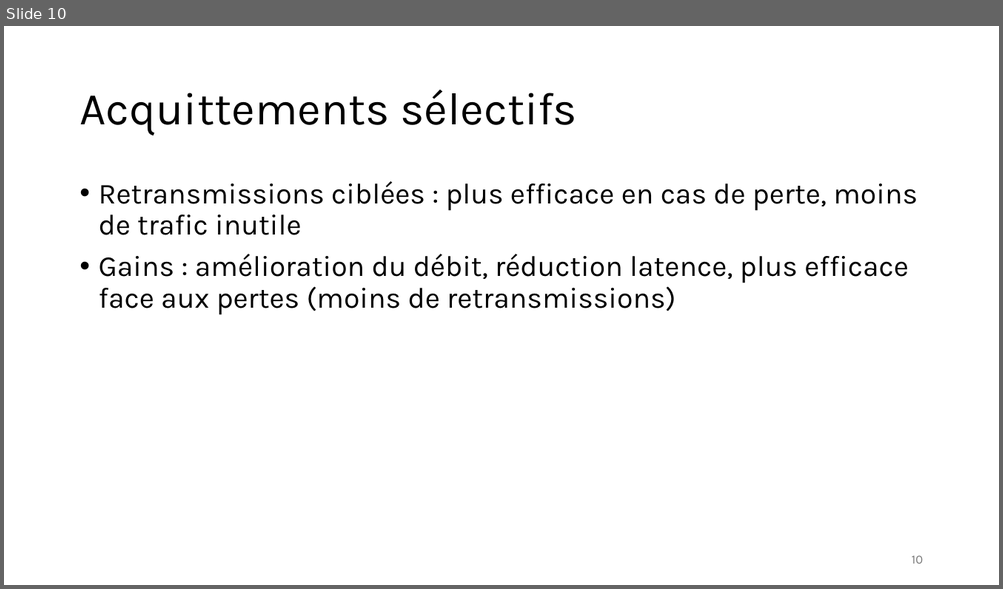
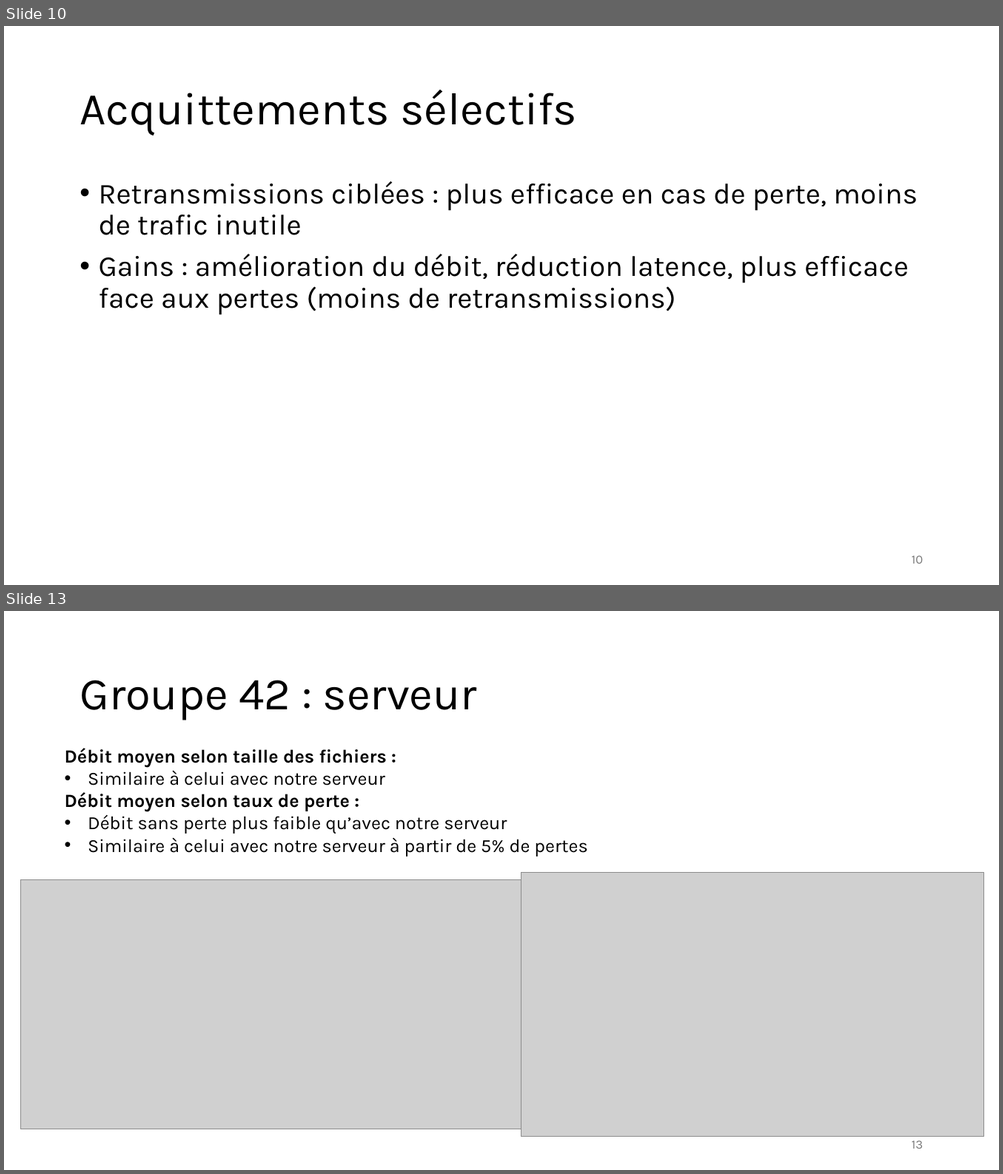
Before and after one commit to Tidyresonnance8/SRTP-Transport-Protocol, a slide deck: Rapport_projet_SRTP.pptx. Shown one above the other, each under a label of ours: slide 10 before the commit, slides 10 and 13 after it; the slides between them are not shown. The pictures are 1003x589 and 1003x1174 pixels, drawn with LibreOffice and Linux fonts; fonts in the diff are those of the drawing; grey boxes stand for pictures. Boxes give left, top, right and bottom in pixels: in the first picture for what was removed or moved away, otherwise in the second. Text is boxed around its words. In the diff, an @@ line names an element or a change of style, - is before the commit and + after.

```diff
--- a/Rapport_projet_SRTP.pptx
+++ b/Rapport_projet_SRTP.pptx
@@ slide 13 added at (4, 611, 999, 1170), background #FFFFFF @@
@@ title added at (79, 680, 477, 721), 44 pt, text #000000 @@
+Groupe 42 : serveur
@@ text added at (65, 748, 587, 857), 18 pt, text #000000 @@
+Débit moyen selon taille des fichiers :
+• Similaire à celui avec notre serveur
+Débit moyen selon taux de perte :
+• Débit sans perte plus faible qu’avec notre serveur
+• Similaire à celui avec notre serveur à partir de 5% de pertes
@@ picture added at (521, 872, 984, 1136) @@
@@ picture added at (21, 880, 521, 1130) @@
@@ page number added at (911, 1141, 922, 1149), 12 pt, text #797979 @@
+13
```
Also in this commit, not shown: 3 slides changed, 5 other slides added, 1 slide removed.
